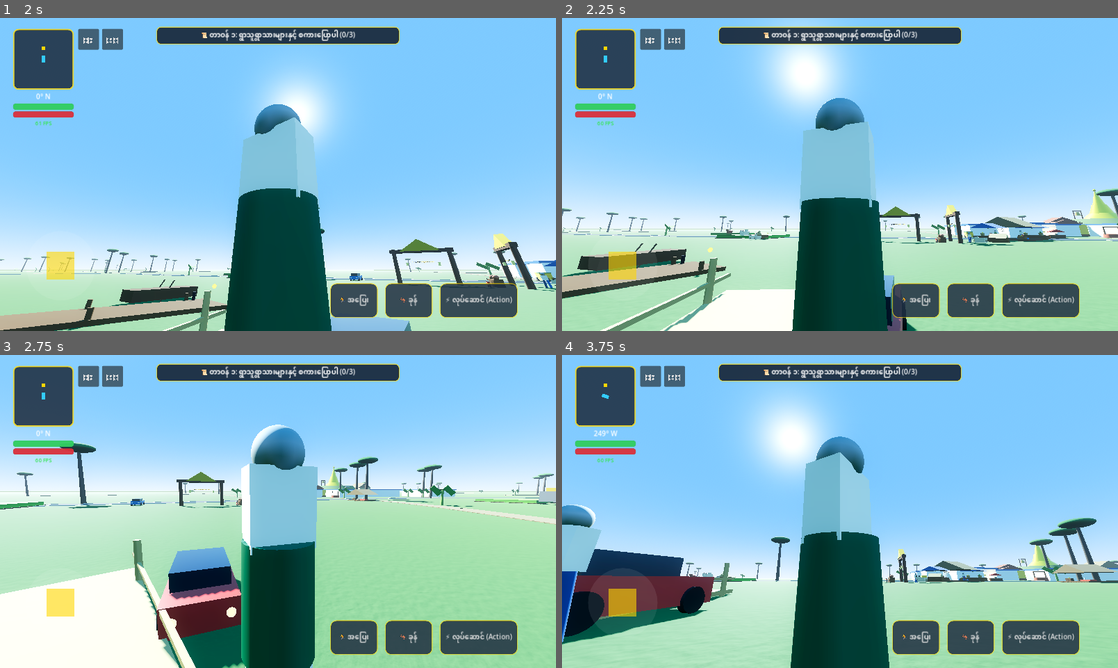
Above: before the commit, frames 1-4 (two rows, left to right).
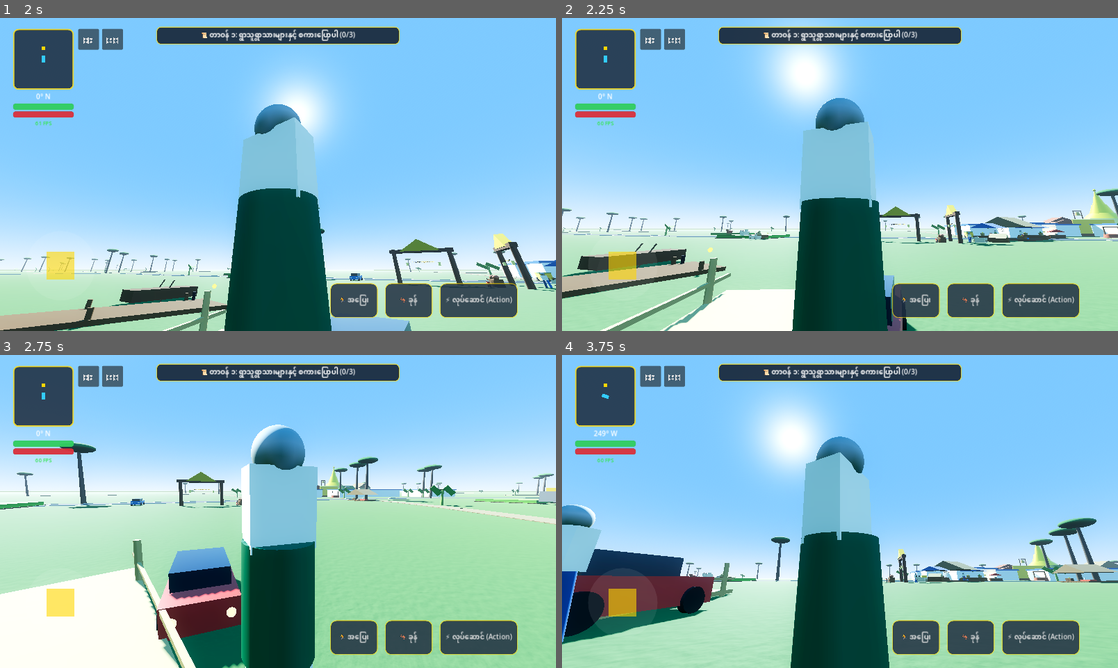
Above: after the commit, the same moments.

Repository: sudohlaingwin/gta-open-world
Game: Godot game, scene res://scenes/main_menu.tscn
Same seed, same stepped clock (60 frames per second), same inputs: the game is played once before the commit and once after it.
Inputs (mouse positions are in pixels of both pictures, inside the frame that each line leads up to):
- Up to frame 1 (2 s): click "🎮 အသစ်စတင်မည် (New Game)" at 0.5 s; drag from (66, 274) to (333, 105) at 1.27 s
- Up to frame 2 (2.25 s): drag from (728, 190) to (812, 237) at 2.02 s
- Up to frame 3 (2.75 s): no input
- Up to frame 4 (3.75 s): move the mouse to (895, 442) at 2.77 s; hold Right (ui_right) 2.78-3.5 s; hold Ctrl 2.78-3.5 s; drag from (812, 574) to (673, 464) at 3.52 s

Frame 1 is identical in both runs. In frame 2, 0.2% of the frame differs, in the area x 91-100%, y 64-70%; in frame 3, less than 0.1%; in frame 4, less than 0.1%.

Commit message:
Slice 141: Traditional Zat Pwe theatrical festival stage scale upgrade (17.5m length, 12.0m width)

Diff:
--- a/scenes/festival_ground.tscn
+++ b/scenes/festival_ground.tscn
@@ -1,16 +1,16 @@
 [gd_scene load_steps=12 format=3]
 
 [sub_resource type="BoxShape3D" id="BoxShape3D_stage"]
-size = Vector3(12.0, 1.2, 8.0)
+size = Vector3(17.5, 1.6, 12.0)
 
 [sub_resource type="BoxMesh" id="BoxMesh_deck"]
-size = Vector3(11.5, 0.8, 7.5)
+size = Vector3(17.0, 1.0, 11.5)
 
 [sub_resource type="StandardMaterial3D" id="StandardMaterial3D_stage_wood"]
 albedo_color = Color(0.42, 0.26, 0.14, 1)
 
 [sub_resource type="BoxMesh" id="BoxMesh_backdrop"]
-size = Vector3(10.5, 3.5, 0.2)
+size = Vector3(15.5, 5.2, 0.3)
 
 [sub_resource type="StandardMaterial3D" id="StandardMaterial3D_backdrop_gold"]
 albedo_color = Color(0.92, 0.75, 0.18, 1)
@@ -18,53 +18,53 @@
 roughness = 0.4
 
 [sub_resource type="CylinderMesh" id="CylinderMesh_post"]
-top_radius = 0.12
-bottom_radius = 0.14
-height = 3.8
+top_radius = 0.18
+bottom_radius = 0.22
+height = 5.5
 
 [sub_resource type="StandardMaterial3D" id="StandardMaterial3D_bamboo_post"]
 albedo_color = Color(0.68, 0.56, 0.32, 1)
 
 [sub_resource type="BoxMesh" id="BoxMesh_drum"]
-size = Vector3(0.7, 0.9, 0.7)
+size = Vector3(1.1, 1.3, 1.1)
 
 [sub_resource type="StandardMaterial3D" id="StandardMaterial3D_saing_waing"]
 albedo_color = Color(0.8, 0.2, 0.15, 1)
 
 [sub_resource type="BoxShape3D" id="BoxShape3D_area"]
-size = Vector3(14.0, 4.0, 10.0)
+size = Vector3(20.0, 6.0, 15.0)
 
 [node name="MyanmarFestivalGround" type="StaticBody3D"]
 
 [node name="StageCollision" type="CollisionShape3D" parent="."]
-transform = Transform3D(1, 0, 0, 0, 1, 0, 0, 0, 1, 0, 0.4, 0)
+transform = Transform3D(1, 0, 0, 0, 1, 0, 0, 0, 1, 0, 0.5, 0)
 shape = SubResource("BoxShape3D_stage")
 
 [node name="VisualMesh" type="Node3D" parent="."]
 
 [node name="Deck" type="MeshInstance3D" parent="VisualMesh"]
-transform = Transform3D(1, 0, 0, 0, 1, 0, 0, 0, 1, 0, 0.4, 0)
+transform = Transform3D(1, 0, 0, 0, 1, 0, 0, 0, 1, 0, 0.5, 0)
 mesh = SubResource("BoxMesh_deck")
 surface_material_override/0 = SubResource("StandardMaterial3D_stage_wood")
 
 [node name="Backdrop" type="MeshInstance3D" parent="VisualMesh"]
-transform = Transform3D(1, 0, 0, 0, 1, 0, 0, 0, 1, 0, 2.5, -3.5)
+transform = Transform3D(1, 0, 0, 0, 1, 0, 0, 0, 1, 0, 3.6, -5.2)
 mesh = SubResource("BoxMesh_backdrop")
 surface_material_override/0 = SubResource("StandardMaterial3D_backdrop_gold")
 
 [node name="DrumL" type="MeshInstance3D" parent="VisualMesh"]
-transform = Transform3D(1, 0, 0, 0, 1, 0, 0, 0, 1, -3.5, 1.2, -1.5)
+transform = Transform3D(1, 0, 0, 0, 1, 0, 0, 0, 1, -5.5, 1.6, -2.5)
 mesh = SubResource("BoxMesh_drum")
 surface_material_override/0 = SubResource("StandardMaterial3D_saing_waing")
 
 [node name="DrumR" type="MeshInstance3D" parent="VisualMesh"]
-transform = Transform3D(1, 0, 0, 0, 1, 0, 0, 0, 1, 3.5, 1.2, -1.5)
+transform = Transform3D(1, 0, 0, 0, 1, 0, 0, 0, 1, 5.5, 1.6, -2.5)
 mesh = SubResource("BoxMesh_drum")
 surface_material_override/0 = SubResource("StandardMaterial3D_saing_waing")
 
 [node name="FestivalSign" type="Label3D" parent="."]
-transform = Transform3D(1, 0, 0, 0, 1, 0, 0, 0, 1, 0, 4.2, -3.4)
+transform = Transform3D(1, 0, 0, 0, 1, 0, 0, 0, 1, 0, 6.0, -5.1)
 text = "ရွှေရွာတော် ရိုးရာ အငြိမ့်နှင့် ဇာတ်သဘင်စင်တော်ကြီး"
-font_size = 28
-outline_size = 8
+font_size = 42
+outline_size = 12
 modulate = Color(1, 0.9, 0.2, 1)
Not shown, changed: COLLAB.md
